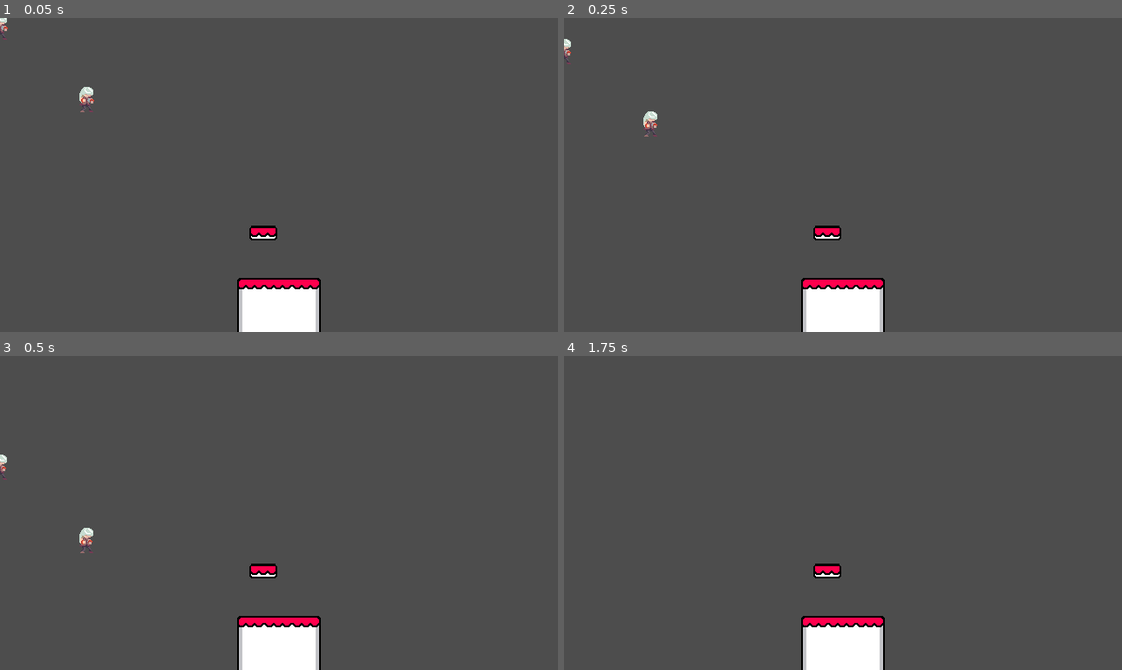
Above: before the commit, frames 1-4 (two rows, left to right).
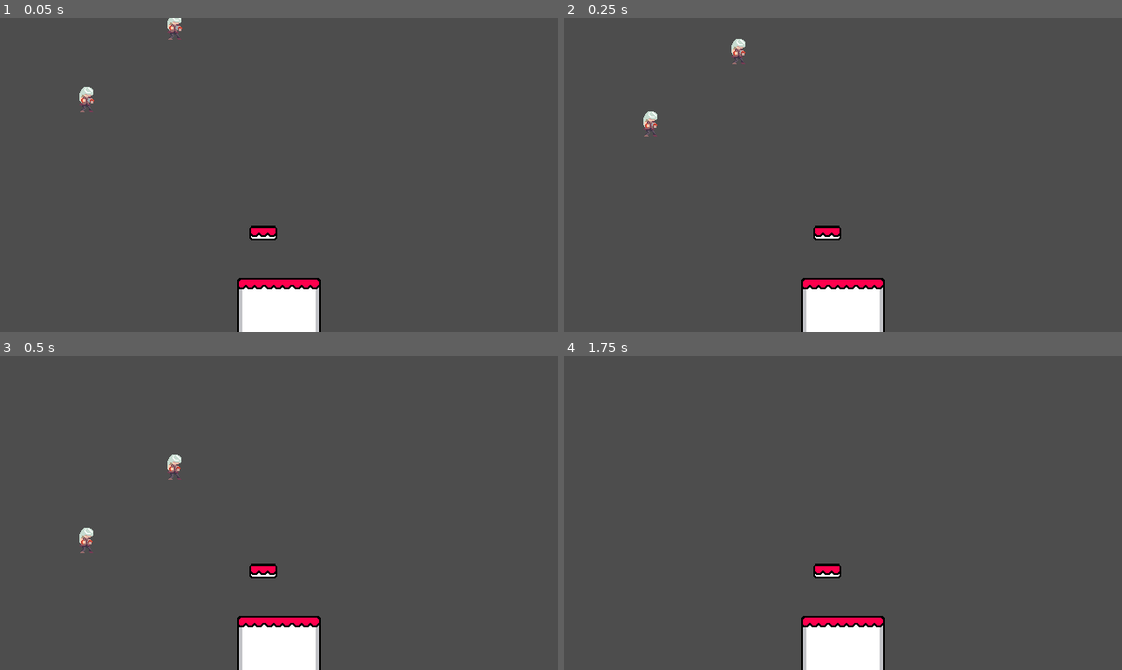
Above: after the commit, the same moments.

Repository: ChrisFlanOrg/Untitled-Fighting-Game
Game: Godot game, scene res://main.tscn
Same seed, same stepped clock (60 frames per second), same inputs: the game is played once before the commit and once after it.
Inputs:
- Up to frame 1 (0.05 s): no input
- Up to frame 2 (0.25 s): no input
- Up to frame 3 (0.5 s): no input
- Up to frame 4 (1.75 s): tap Enter (ui_accept) at 0.5, 0.77, 1.25, 1.52 s; hold Right (ui_right) from 0.53 s (still down)

The runs differ from the first frame. In frame 1, 0.2% of the frame differs, in the area x 0-33%, y 0-7%; in frame 2, 0.2%, in the area x 0-33%, y 6-15%; in frame 3, 0.2%; in frame 4, nothing differs.

Commit message:
add dummy char

Diff:
--- /dev/null
+++ b/dummy.gd
@@ -0,0 +1,16 @@
+extends CharacterBody2D
+@onready var animated_sprite_2d = $AnimatedSprite2D
+
+const SPEED = 300.0
+const JUMP_VELOCITY = -800.0
+
+func _ready():
+	animated_sprite_2d.play("idle")
+
+func _physics_process(delta):
+	# Add the gravity.
+	if not is_on_floor():
+		velocity += get_gravity() * delta
+
+	# Dummy can't move
+	move_and_slide()
--- a/main.tscn
+++ b/main.tscn
@@ -1,8 +1,9 @@
-[gd_scene load_steps=4 format=3 uid="uid://bjaq3iake2tdi"]
+[gd_scene load_steps=5 format=3 uid="uid://bjaq3iake2tdi"]
 
 [ext_resource type="PackedScene" path="res://floor.tscn" id="1_28al0"]
 [ext_resource type="PackedScene" path="res://platform.tscn" id="1_g5dwr"]
 [ext_resource type="PackedScene" uid="uid://belh1ykaryllh" path="res://player.tscn" id="3_xp57j"]
+[ext_resource type="Script" path="res://dummy.gd" id="4_pvqfg"]
 
 [node name="Node2D" type="Node2D"]
 
@@ -17,6 +18,8 @@
 collision_layer = 1
 collision_mask = 1
 
-[node name="Player2" parent="." instance=ExtResource("3_xp57j")]
+[node name="Dummy" parent="." instance=ExtResource("3_xp57j")]
+position = Vector2(200, 0)
 collision_layer = 1
 collision_mask = 1
+script = ExtResource("4_pvqfg")
--- a/player.tscn
+++ b/player.tscn
@@ -84,7 +84,7 @@
 height = 36.0
 
 [node name="Player" type="CharacterBody2D"]
-collision_layer = 2
+collision_layer = 0
 collision_mask = 0
 script = ExtResource("1_p45ec")
 
